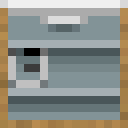
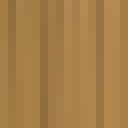
Layer changes from the first 128px x 128px image to the second:
added layer "bottom" above "back" over [0, 0, 128, 128]
showed "steel bowl" over [56, 48, 112, 88]
painted on "beaker" over [16, 40, 24, 48]
